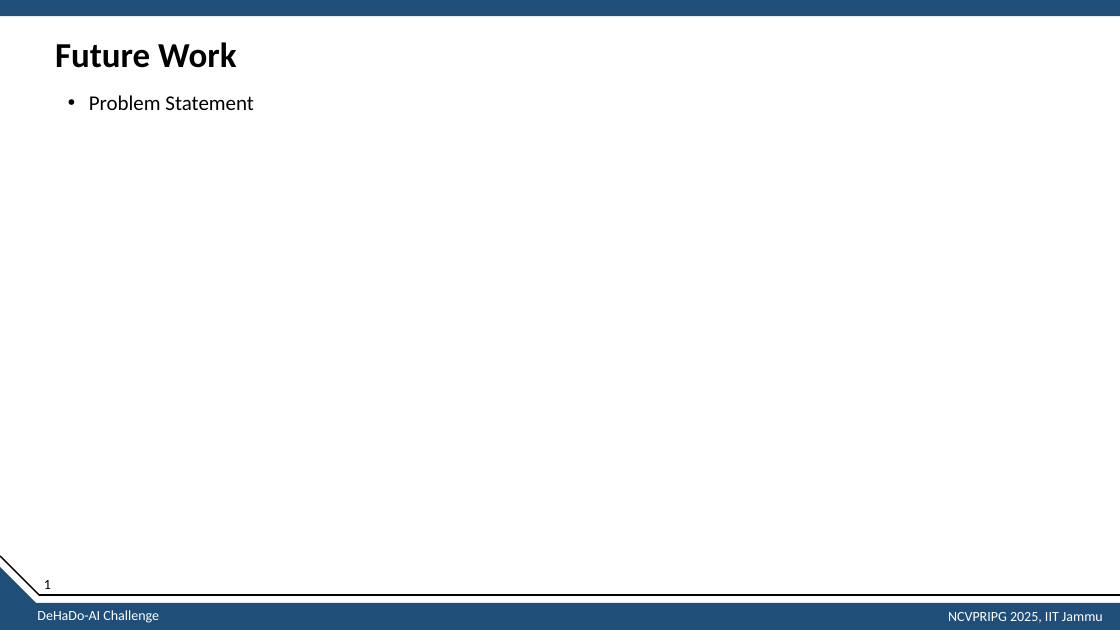
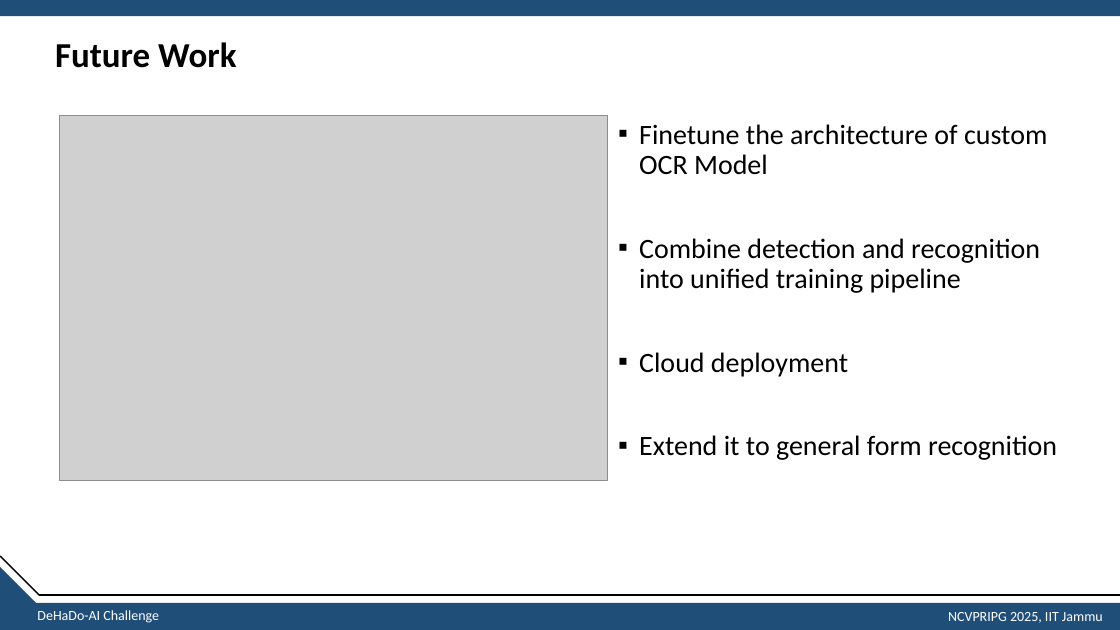
Before and after one commit to sathishkumartheta/tokenwise-dehado-ai, a slide deck: slide 17 of submission/Presentation.pptx (slide 19 before the commit). Drawn at 1120x630 pixels with LibreOffice and Linux fonts; fonts in the diff are those of the drawing; grey boxes stand for pictures. Boxes give left, top, right and bottom in pixels: in the first picture for what was removed or moved away, otherwise in the second. Text is boxed around its words. In the diff, an @@ line names an element or a change of style, - is before the commit and + after.

```diff
--- a/submission/Presentation.pptx
+++ b/submission/Presentation.pptx
@@ picture added at <box>60,116,607,481</box> @@
@@ text at <box>639,124,1057,460</box>: text changed; size 18 to 24 pt @@
-• Problem Statement
+▪ Finetune the architecture of custom OCR Model
+▪ Combine detection and recognition into unified training pipeline
+▪ Cloud deployment
+▪ Extend it to general form recognition
@@ text removed at <box>44,580,51,589</box> @@
-1
```
Also in this commit, not shown: 16 other slides changed, 1 slide added, 2 slides removed, 2 other files.
